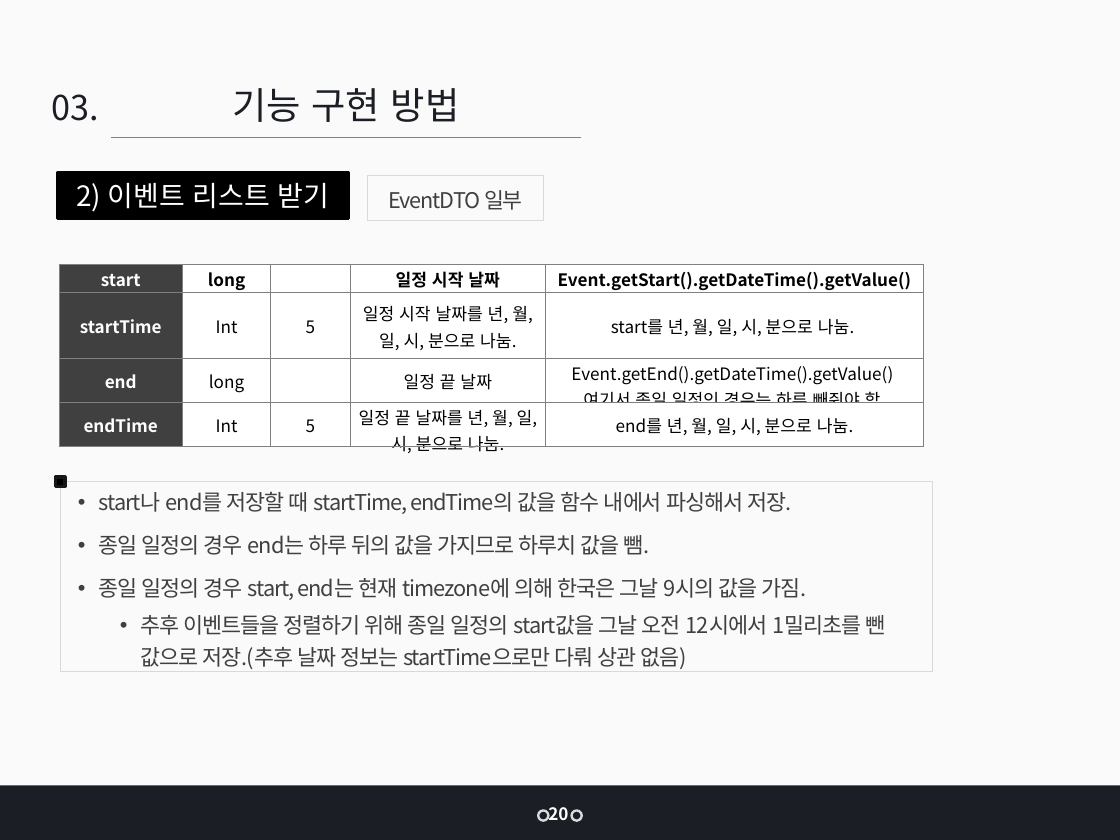
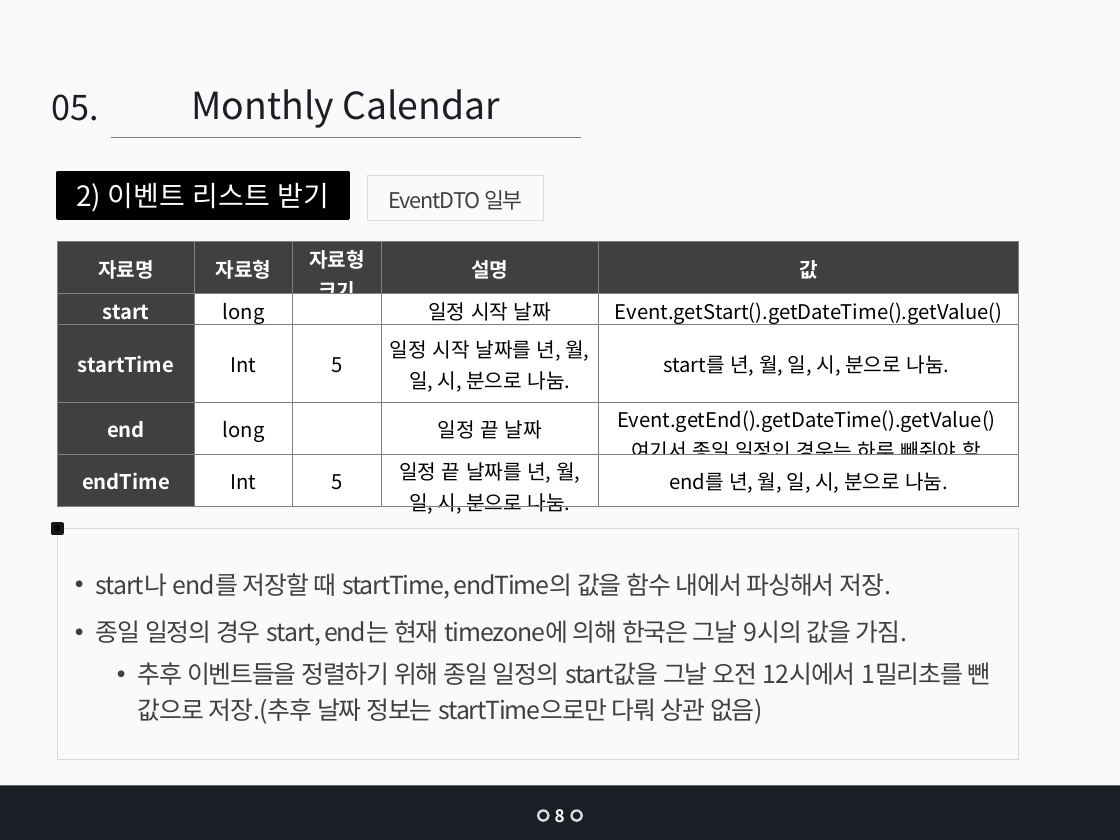
Before and after one commit to jangys/calendarProjectDocument, a slide deck: slide 8 of 인턴 최종 발표_장연수.pptx (slide 20 before the commit). Drawn at 1120x840 pixels with LibreOffice and Linux fonts; fonts in the diff are those of the drawing. Boxes give left, top, right and bottom in pixels: in the first picture for what was removed or moved away, otherwise in the second. Text is boxed around its words. In the diff, an @@ line names an element or a change of style, - is before the commit and + after.

```diff
--- a/인턴 최종 발표_장연수.pptx
+++ b/인턴 최종 발표_장연수.pptx
@@ text at <box>192,89,501,128</box>: text changed @@
-기능 구현 방법
+Monthly Calendar
@@ text at <box>51,94,98,121</box>: text changed @@
-03.
+05.
@@ table at <box>57,242,1019,518</box> @@
+row 1: 자료명 | 자료형 | 자료형 크기 | 설명 | 값
@@ table: place and size @@
-table at <box>59,264,924,457</box>
+table at <box>57,242,1019,518</box>
@@ rectangle: place and size @@
-rectangle at <box>55,477,65,486</box>
+rectangle at <box>53,524,63,533</box>
@@ rectangle "start나 end를 저장할 때 startTime, ...": place and size @@
-rectangle "start나 end를 저장할 때 startTime, ..." at <box>60,482,933,671</box>
+rectangle "start나 end를 저장할 때 startTime, ..." at <box>57,529,1018,759</box>
@@ rectangle "start나 end를 저장할 때 startTime, ..." at <box>57,529,1018,759</box>: size 14 to 16 pt @@
@@ text in rectangle at <box>99,535,650,555</box>: paragraph removed @@
-• 종일 일정의 경우 end는 하루 뒤의 값을 가지므로 하루치 값을 뺌.
@@ text removed at <box>548,807,568,820</box> @@
-20
@@ text added at <box>555,809,565,823</box>, 11 pt, text #FFFFFF, bold @@
+8
```
Also in this commit, not shown: 21 other slides changed, 9 slides added, 32 slides removed, 4 other files.
